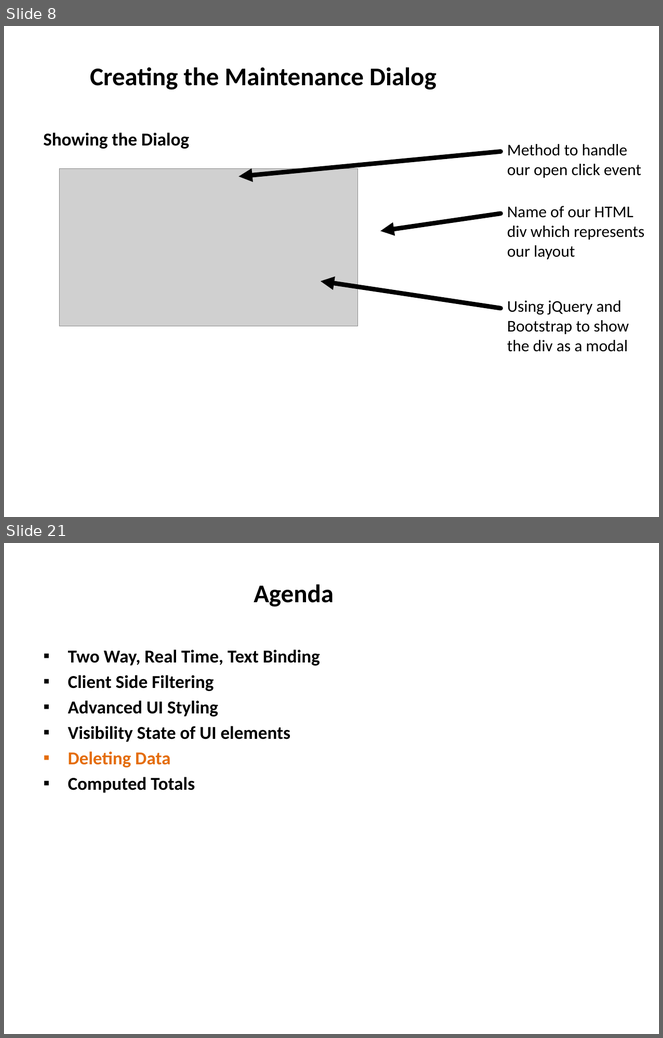
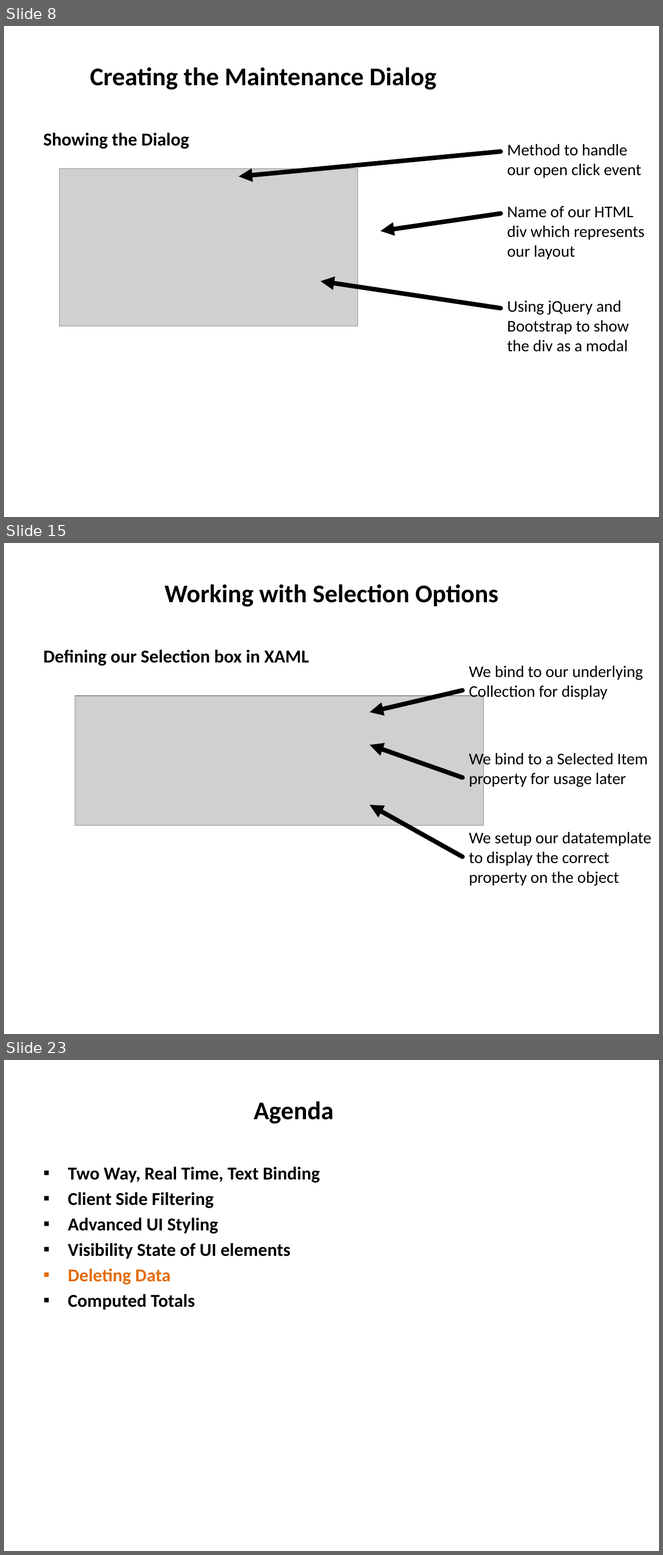
Before and after one commit to derikwhittaker/Pluarsight.XamlToHtml, a slide deck: Modules/04.TaskEditScreen.InitialSetup/04.TaskEditScreen.InitialSetup.pptx. Shown one above the other, each under a label of ours: slides 8 and 21 before the commit, slides 8, 15 and 23 after it; the slides between them are not shown. The pictures are 663x1038 and 663x1555 pixels, drawn with LibreOffice and Linux fonts; fonts in the diff are those of the drawing; grey boxes stand for pictures. Boxes give left, top, right and bottom in pixels: in the first picture for what was removed or moved away, otherwise in the second. Text is boxed around its words. In the diff, an @@ line names an element or a change of style, - is before the commit and + after.

```diff
--- a/Modules/04.TaskEditScreen.InitialSetup/04.TaskEditScreen.InitialSetup.pptx
+++ b/Modules/04.TaskEditScreen.InitialSetup/04.TaskEditScreen.InitialSetup.pptx
@@ slide 15 added at (4,543,659,1034), background #FFFFFF @@
@@ title added at (165,584,499,607), 28 pt, text #000000, bold @@
+Working with Selection Options
@@ text added at (44,650,309,666), 20 pt, text #000000, bold @@
+Defining our Selection box in XAML
@@ text added at (469,666,643,701), 18 pt, text #000000 @@
+We bind to our underlying
+Collection for display
@@ picture added at (75,696,483,825) @@
@@ arrow added from (463, 691) to (370, 712), #000000 5 pt @@
@@ arrow added from (463, 778) to (370, 745), #000000 5 pt @@
@@ text added at (469,750,648,788), 18 pt, text #000000 @@
+We bind to a Selected Item
+property for usage later
@@ arrow added from (463, 857) to (370, 805), #000000 5 pt @@
@@ text added at (469,832,652,886), 18 pt, text #000000 @@
+We setup our datatemplate
+to display the correct
+property on the object
@@ what was slide 21 is now slide 23 @@
```
Also in this commit, not shown: 2 slides changed, 9 other slides added, 8 slides removed, 20 other files.
